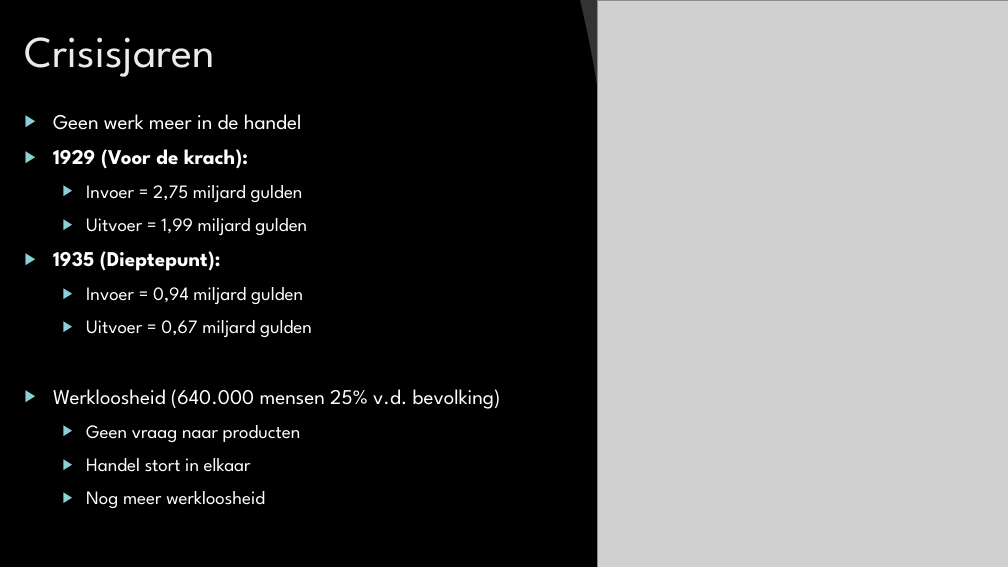
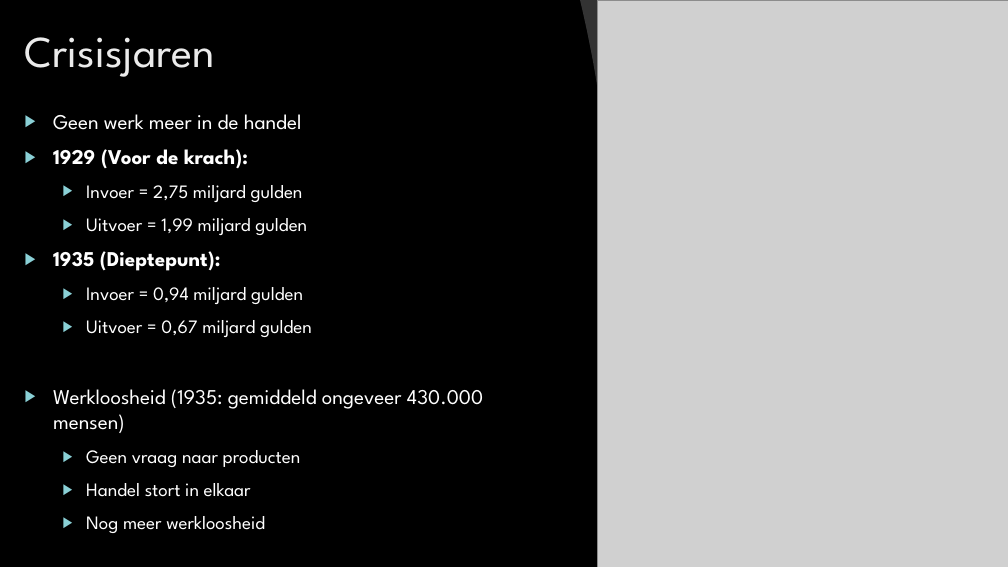
Before and after one commit to jboersen88-dot/geschiedenis-vellesan, a slide deck: slide 26 of materiaal/h3-sociale-verhoudingen.pptx. Drawn at 1008x567 pixels with LibreOffice and Linux fonts; fonts in the diff are those of the drawing; grey boxes stand for pictures; background and template pictures are left out. Boxes give left, top, right and bottom in pixels: in the first picture for what was removed or moved away, otherwise in the second. Text is boxed around its words. In the diff, an @@ line names an element or a change of style, - is before the commit and + after.

```diff
--- a/materiaal/h3-sociale-verhoudingen.pptx
+++ b/materiaal/h3-sociale-verhoudingen.pptx
@@ text at <box>53,389,483,433</box>: text changed @@
-▶ Werkloosheid (640.000 mensen 25% v.d. bevolking)
+▶ Werkloosheid (1935: gemiddeld ongeveer 430.000 mensen)
```
Also in this commit, not shown: 17 other files.
